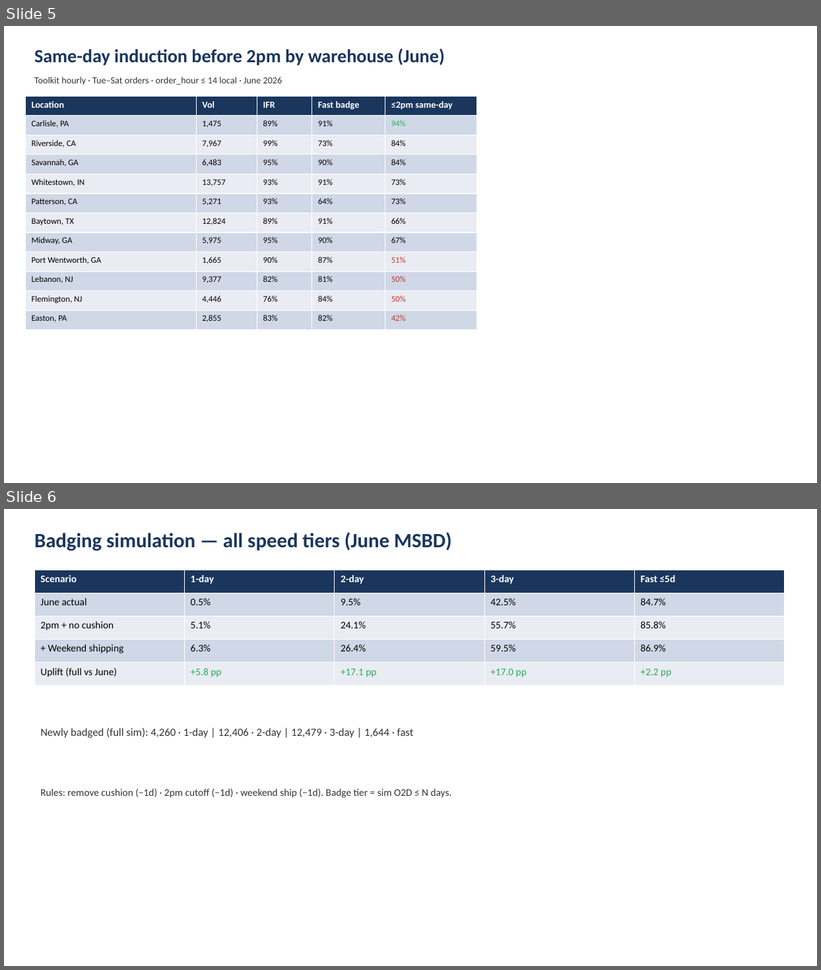
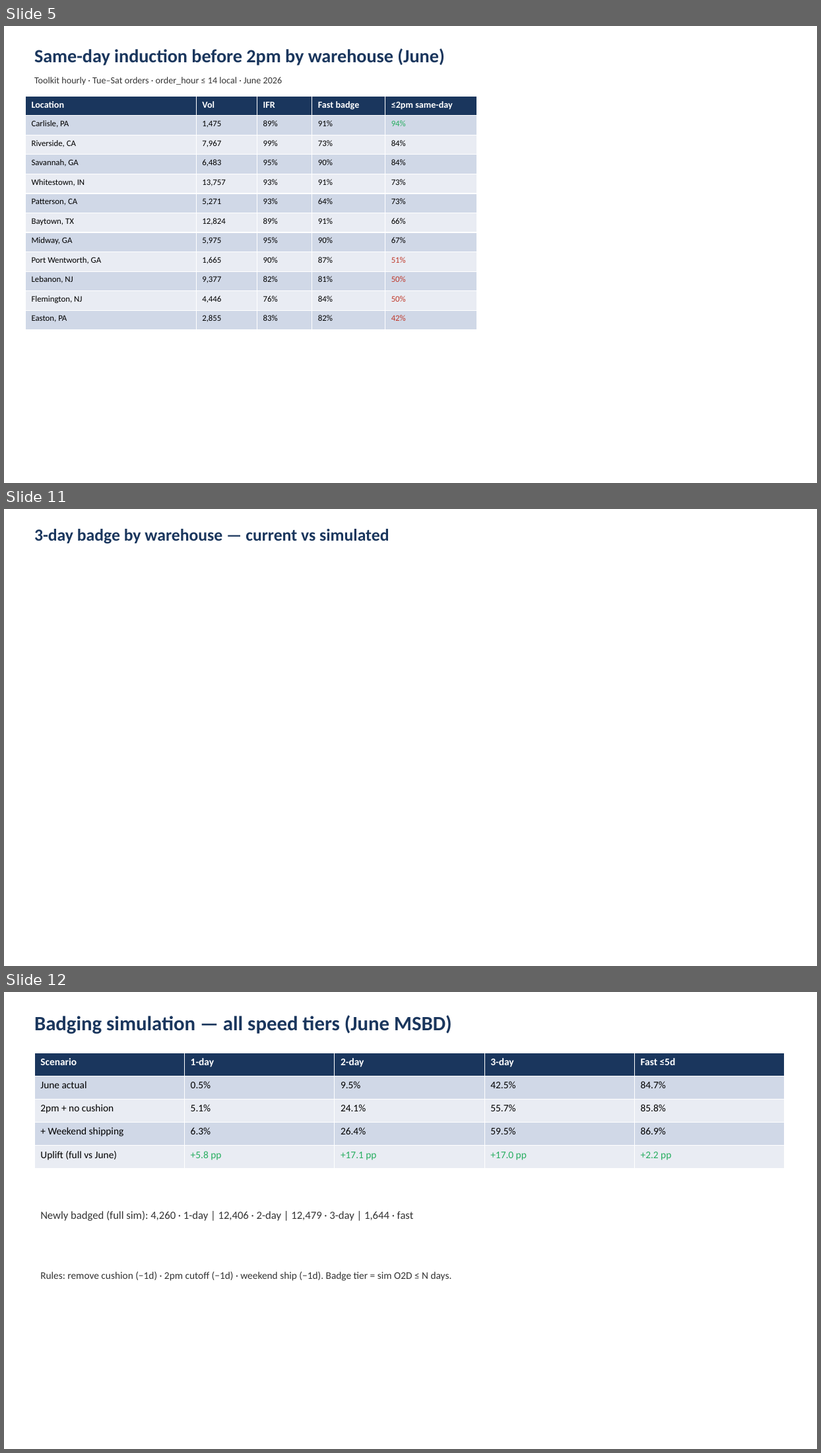
Before and after one commit to et844p/O2S, a slide deck: output/safavieh/Safavieh_CEO_June_MSBD.pptx. Shown one above the other, each under a label of ours: slides 5 and 6 before the commit, slides 5, 11 and 12 after it; the slides between them are not shown. The pictures are 821x970 and 821x1453 pixels, drawn with LibreOffice and Linux fonts; fonts in the diff are those of the drawing; background and template pictures are left out. Boxes give left, top, right and bottom in pixels: in the first picture for what was removed or moved away, otherwise in the second. Text is boxed around its words. In the diff, an @@ line names an element or a change of style, - is before the commit and + after.

```diff
--- a/output/safavieh/Safavieh_CEO_June_MSBD.pptx
+++ b/output/safavieh/Safavieh_CEO_June_MSBD.pptx
@@ slide 11 added at (4, 509, 817, 966), background picture (left out) @@
@@ text added at (34, 529, 389, 544), 20 pt, text #1A365D, bold @@
+3-day badge by warehouse — current vs simulated
@@ what was slide 6 is now slide 12 @@
```
Also in this commit, not shown: 5 other slides added, 12 other files.
